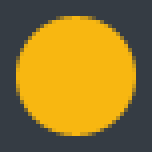
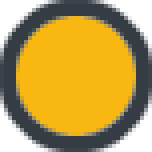
Revision of a layered (152, 152) image; what changed, layer by layer:
added layer "图层 2" above "30" over (x1=0, y1=0, x2=152, y2=152)
hid "图层 1" over (x1=0, y1=0, x2=152, y2=152)
